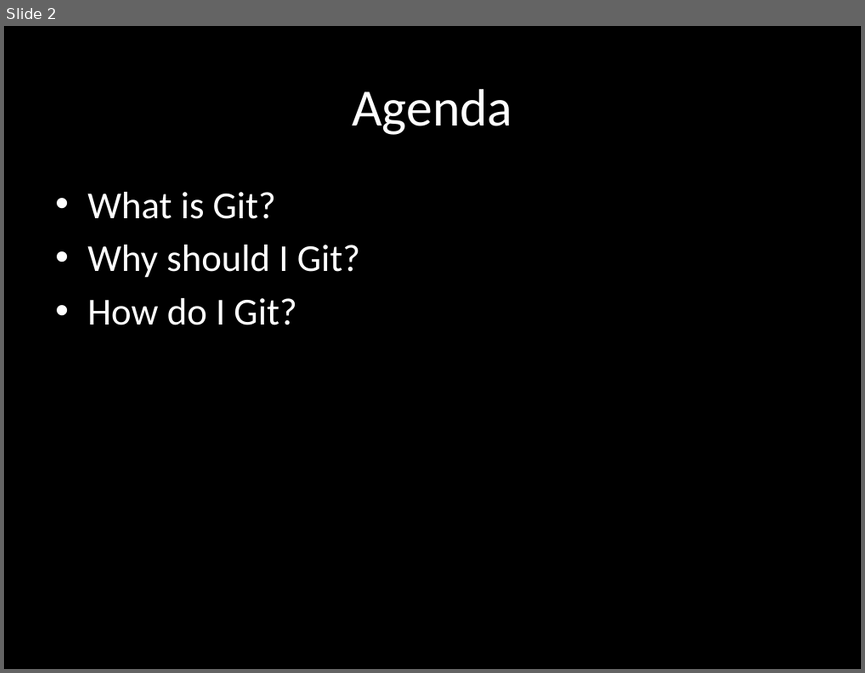
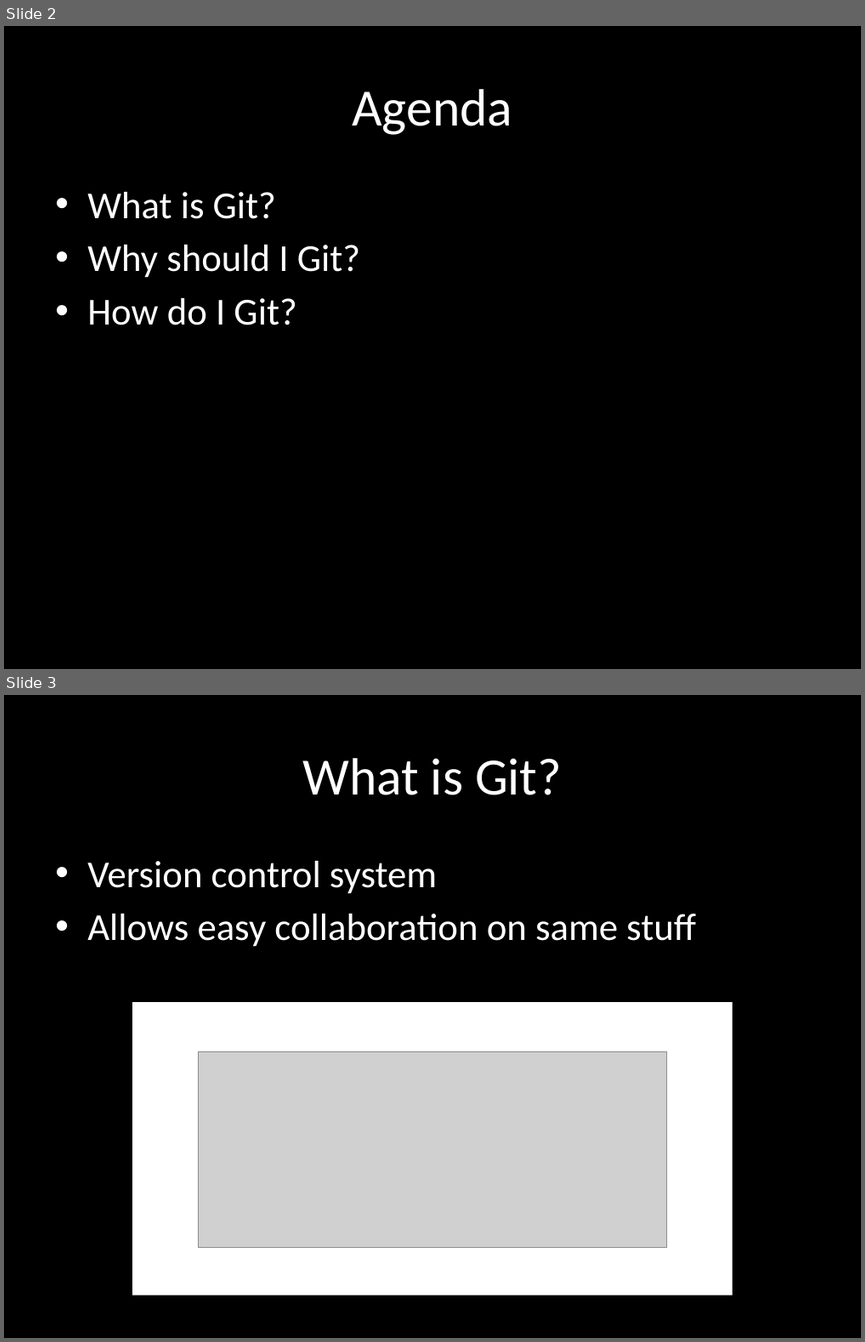
Before and after one commit to vgdev/git-guide, a slide deck: Git.pptx. Shown one above the other, each under a label of ours: slide 2 before the commit, slides 2 and 3 after it. The pictures are 865x673 and 865x1342 pixels, drawn with LibreOffice and Linux fonts; fonts in the diff are those of the drawing; grey boxes stand for pictures. Boxes give left, top, right and bottom in pixels: in the first picture for what was removed or moved away, otherwise in the second. Text is boxed around its words. In the diff, an @@ line names an element or a change of style, - is before the commit and + after.

```diff
--- a/Git.pptx
+++ b/Git.pptx
@@ slide 3 added at bbox=[4, 695, 861, 1338], background #000000 @@
@@ title added at bbox=[302, 758, 562, 795], 44 pt, text #FFFFFF @@
+What is Git?
@@ text added at bbox=[87, 861, 696, 947], 32 pt, text #FFFFFF @@
+• Version control system
+• Allows easy collaboration on same stuff
@@ rectangle added at bbox=[132, 1002, 732, 1295], fill #FFFFFF @@
@@ picture added at bbox=[199, 1052, 667, 1247] @@
```
Also in this commit, not shown: 4 other slides added.
